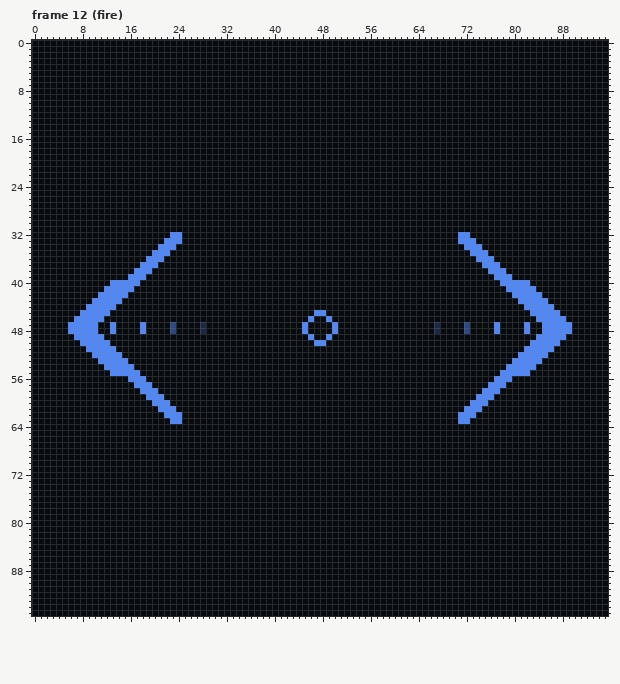
One commit to this pixel-art file: Resources/wip/enemy/1A/aim.aseprite. The picture above is the old version.
96x96 pixels, 24 frames. Shown: frame 12 (fire). The commit also changed other frames, which this record leaves out.
The same view after the edit:
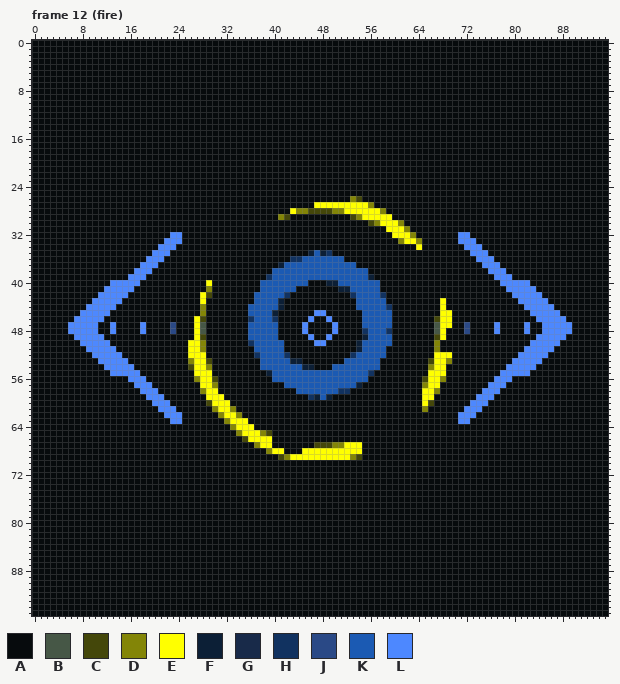
Palette (. is transparent): A #070b0d  B #465746  C #44470a  D #838507  E #ffff00  F #0c1f36  G #182a49  H #113260  J #2a4986  K #1b5ab3  L #4d88ff
Diff:
layer "Layer 3 #2" added
layer "Layer 3 #3" added
Changed rows in their new state; - is an unchanged pixel.
Frame 12 (fire), layers "Layer 3 #3", "Layer 3 #2":
first column x 26:
26 ---------------------------DC---------------
27 ---------------------EEEEEEEEED-------------
28 -----------------EDDCCCCDDEEEEEED-----------
29 ---------------DC----------CDEEEEE----------
30 ------------------------------CDEEED--------
31 ---------------------------------EEED-------
32 ----------------------------------EEED------
33 -----------------------------------DEED-----
34 --------------------------------------E-----
35 --------------------FKFH--------------------
36 -----------------HHKKKKKKK------------------
37 ---------------FKKKKKKKKKKKK----------------
38 --------------KKKKKKKKKKKKKKKK--------------
39 -------------HKKKKKKKKKKKKKKKKF-------------
40 ---E--------KKKKKKKK---FFKKKKKKK------------
41 ---D--------KKKKKK-------FFKKKKK------------
42 --EC-------KKKKKH----------HKKKKH-----------
43 --E--------KKKKF------------KKKKK---------E-
44 --D-------KKKKKF------------KKKKKH--------E-
45 --D-------KKKKF--------------KKKKK--------EE
46 -EC-------HKKKH--------------KKKKK-------CEE
47 -EB-------KKKKK--------------KKKKK-------BEE
48 -EB-------KKKKK--------------HKKKH-------BE-
49 -EC-------KKKKK--------------FKKKK-------CE-
50 EED-------HKKKKK------------FKKKKK-------D--
51 EED--------KKKKK------------FKKKK--------D--
52 EEE--------HKKKKH----------HKKKKK--------EEE
53 DEEC--------KKKKKFF-------KKKKKK--------CEED
54 CEED--------KKKKKKKFF---KKKKKKKK--------DEE-
55 -EEE---------FKKKKKKKKKKKKKKKKH---------EEE-
56 -DEEC---------KKKKKKKKKKKKKKKK---------CEED-
57 --EED-----------KKKKKKKKKKKKF----------DEE--
58 --DEE-------------KKKKKKKHH------------EED--
59 ---EEE--------------HFKF---------------EE---
60 ---CEEE--------------------------------EC---
61 ----DEED-------------------------------D----
62 -----DEED-----------------------------------
63 ------DEEE----------------------------------
64 -------DEEE---------------------------------
65 --------DEEEDC------------------------------
66 ---------CEEEE------------------------------
67 -----------DEE-------CCCDDEEE---------------
68 -------------DEE---EEEEEEEEEE---------------
69 ---------------CDEEEEEEEEEEDC---------------
Where, in picture pixels (left, top, right, bottom), the same in both pictures:
changed: (278, 196, 422, 250)
changed: (188, 250, 392, 460)
changed: (422, 298, 452, 412)
